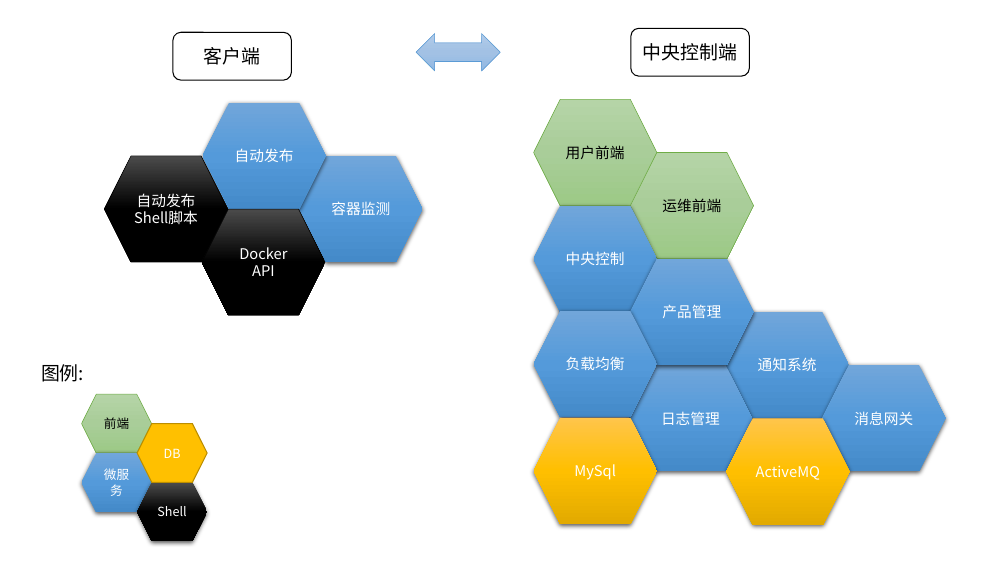
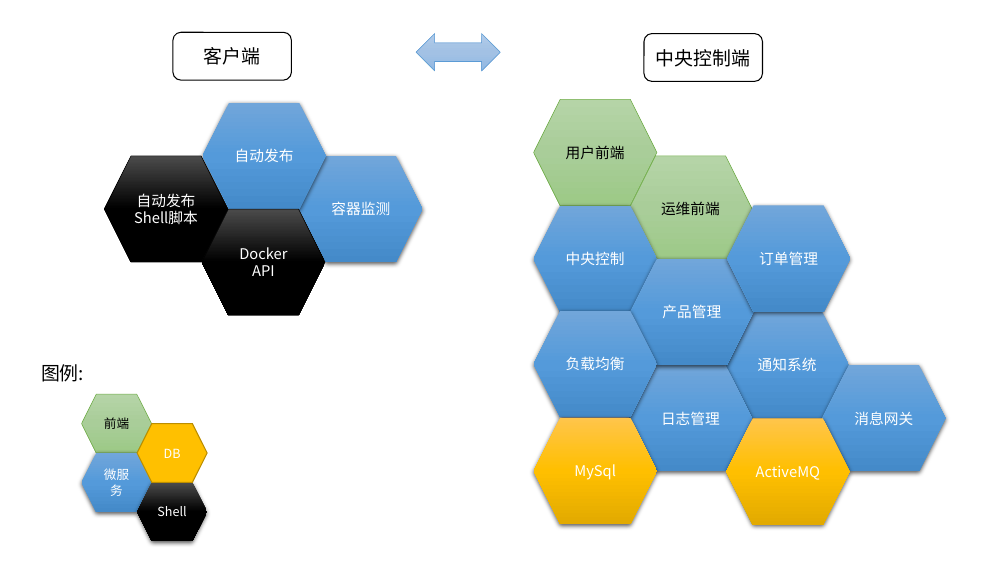
Before and after one commit to qijunbo/dockercloud, a slide deck: slide 4 of Lims系统架构.pptx. Drawn at 1008x567 pixels with LibreOffice and Linux fonts; fonts in the diff are those of the drawing. Boxes give left, top, right and bottom in pixels: in the first picture for what was removed or moved away, otherwise in the second. Text is boxed around its words. In the diff, an @@ line names an element or a change of style, - is before the commit and + after.

```diff
--- a/Lims系统架构.pptx
+++ b/Lims系统架构.pptx
@@ rounded rectangle "中央控制端": place and size @@
-rounded rectangle "中央控制端" at (631, 28, 750, 76)
+rounded rectangle "中央控制端" at (644, 33, 763, 81)
@@ hexagon added at (727, 206, 851, 312), fill gradient #71A6DB to #559BDB to #448ACA, 14 pt, text #FFFFFF @@
+订单管理
```
Also in this commit, not shown: 3 other slides changed, 2 slides added.
